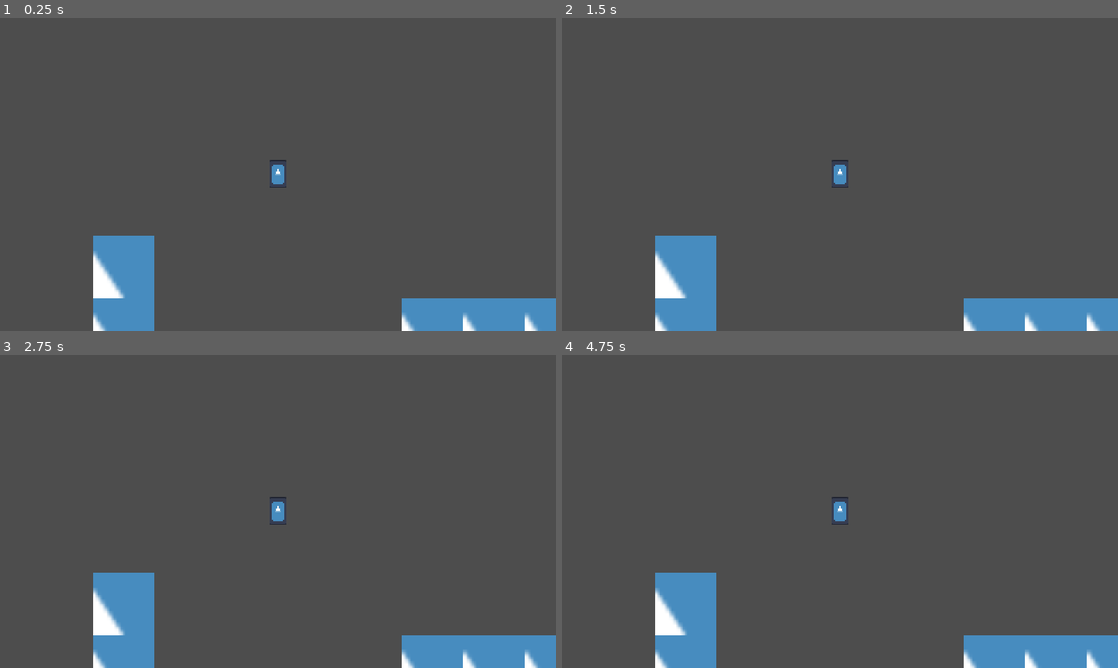
Above: before the commit, frames 1-4 (two rows, left to right).
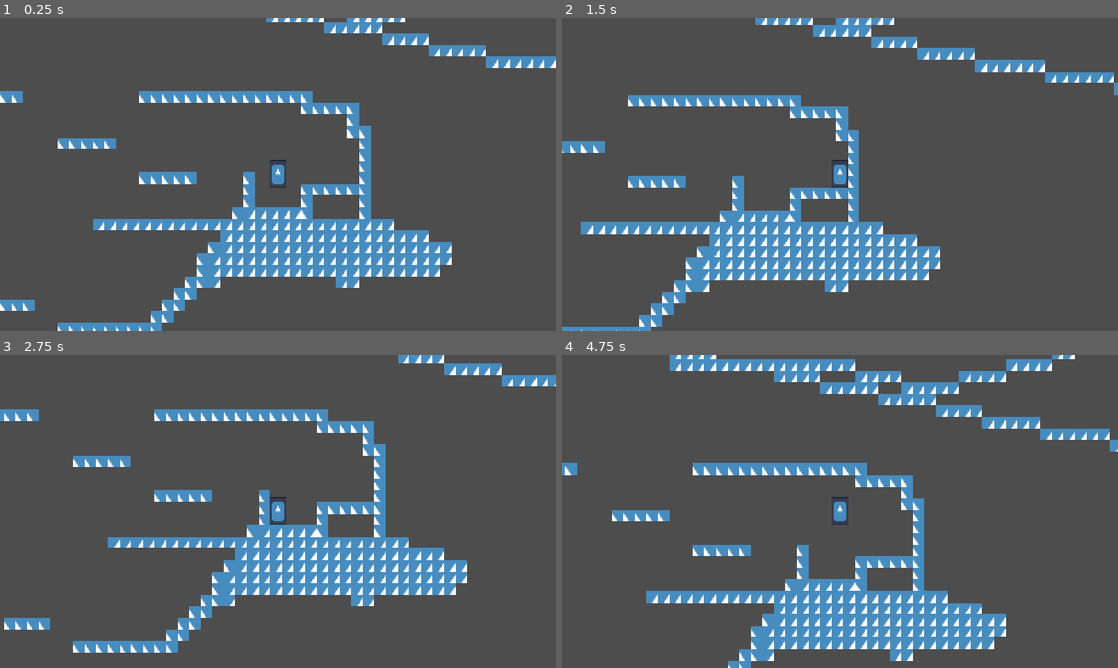
Above: after the commit, the same moments.

Repository: argentiniandrinkcoaster/haven-bounce-back
Game: Godot game, scene res://main.tscn
Two runs of this game, one before a commit and one after it. Both use one fixed random seed, a clock stepped at 60 frames per second and the inputs below. The engine's default icon, where the game draws it, is replaced by a stand-in: a white triangle on a blue panel in a dark square.
Inputs:
- Up to frame 1 (0.25 s): no input
- Up to frame 2 (1.5 s): hold D (right) from 0.53 s (still down); tap Space (jump) at 0.77 s
- Up to frame 3 (2.75 s): tap Space (jump) at 1.52 s; tap Enter at 2 s; release D (right) at 2.03 s; hold A (left) from 2.03 s (still down)
- Up to frame 4 (4.75 s): release A (left) at 2.78 s; hold D (right) 2.78-4.28 s; tap Space (jump) at 3.02, 3.77, 4.25, 4.52 s; hold A (left) from 4.28 s (still down)

The runs differ from the first frame. In frame 1, 22% of the frame differs, in the area x 0-100%, y 0-100%; in frame 2, 20%; in frame 3, 21%; in frame 4, 23%.

Commit message:
Fix movement bug

Diff:
--- a/main.tscn
+++ b/main.tscn
@@ -184,9 +184,10 @@
 shape = SubResource("RectangleShape2D_rksnd")
 debug_color = Color(0.89235294, 0, 0.18982497, 0.41960785)
 
-[node name="TileMapLayer" type="TileMapLayer" parent="CharacterBody2D" unique_id=1427381345]
-scale = Vector2(8, 8)
+[node name="Camera2D" type="Camera2D" parent="CharacterBody2D" unique_id=840227223]
+ignore_rotation = false
+
+[node name="TileMapLayer" type="TileMapLayer" parent="." unique_id=1427381345]
+scale = Vector2(1.5, 1.5)
 tile_map_data = PackedByteArray("AAAHAAQAAAAEAAIAAAAHAAMAAAAEAAIAAAAHAAIAAAAEAAIAAAAHAAEAAAAEAAIAAAAHAAAAAAAEAAIAAAAHAP …(9392 unchanged characters)…
 tile_set = SubResource("TileSet_rksnd")
-
-[node name="Camera2D" type="Camera2D" parent="CharacterBody2D" unique_id=840227223]
